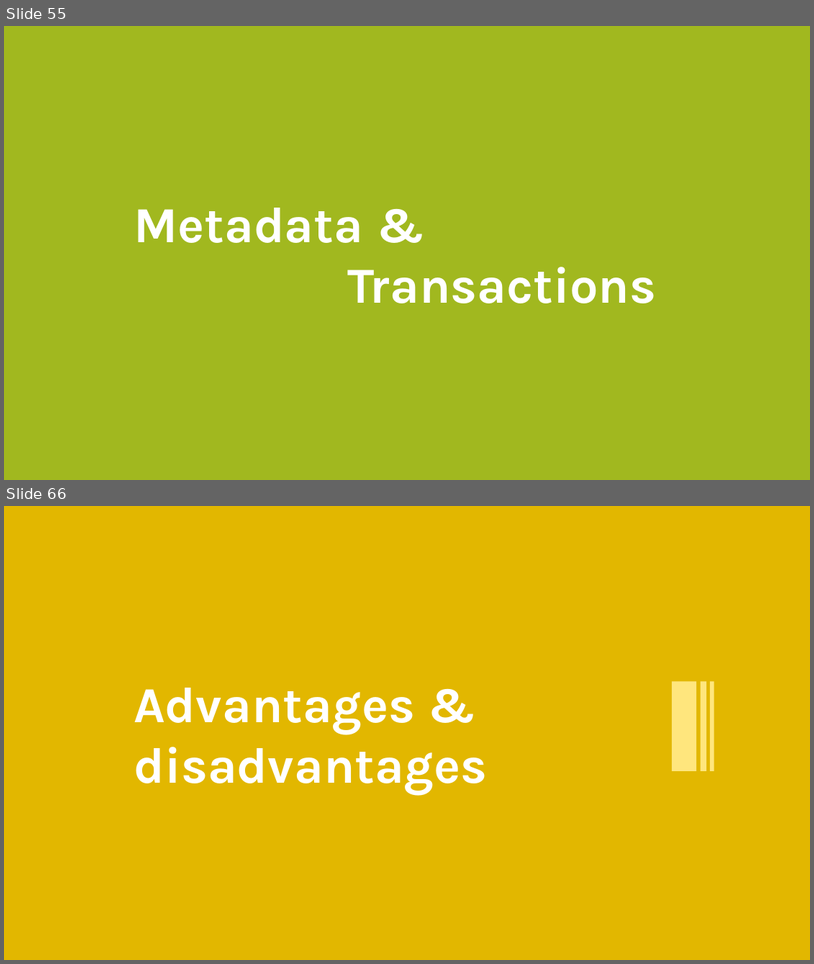
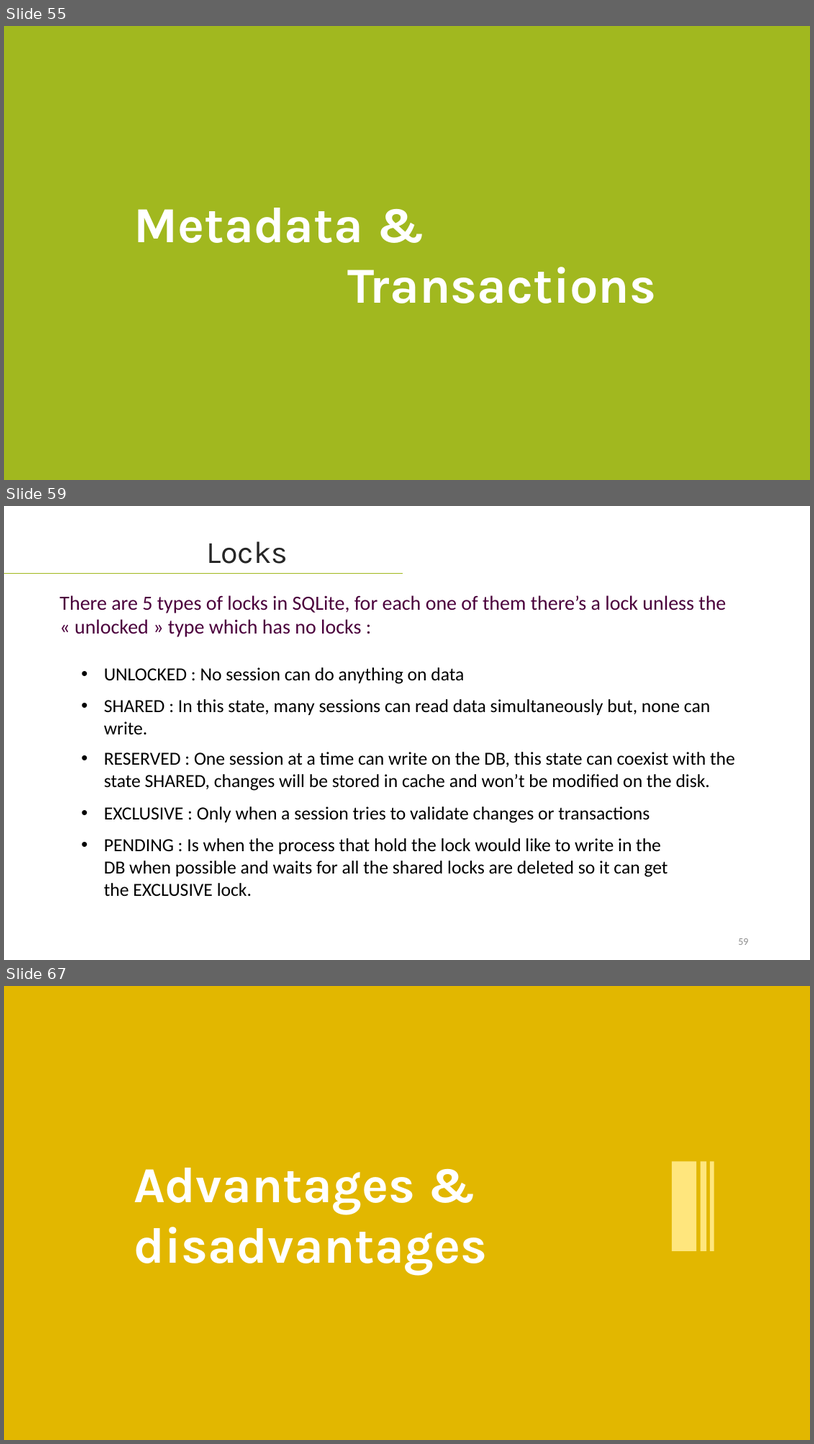
Before and after one commit to lahcenrahlaoui/Wingardium_Leviosaaaa, a slide deck: Presentation-projet-SQLite (1) - Copy.pptx. Shown one above the other, each under a label of ours: slides 55 and 66 before the commit, slides 55, 59 and 67 after it; the slides between them are not shown. The pictures are 814x964 and 814x1444 pixels, drawn with LibreOffice and Linux fonts; fonts in the diff are those of the drawing. Boxes give left, top, right and bottom in pixels: in the first picture for what was removed or moved away, otherwise in the second. Text is boxed around its words. In the diff, an @@ line names an element or a change of style, - is before the commit and + after.

```diff
--- a/Presentation-projet-SQLite (1) - Copy.pptx
+++ b/Presentation-projet-SQLite (1) - Copy.pptx
@@ slide 59 added at bbox=[4, 506, 810, 960], background #FFFFFF @@
@@ text added at bbox=[206, 541, 288, 564], 37 pt, text #262626 @@
+Locks
@@ line added from (4, 574) to (404, 574), #A1B81F 1 pt @@
@@ text added at bbox=[59, 595, 726, 637], 24 pt, text #4B003C @@
+There are 5 types of locks in SQLite, for each one of them there’s a lock unless the « unlocked » type which has no locks :
@@ text added at bbox=[104, 667, 464, 684], 22 pt, text #000000 @@
+• UNLOCKED : No session can do anything on data
@@ text added at bbox=[104, 699, 710, 734], 22 pt, text #000000 @@
+• SHARED : In this state, many sessions can read data simultaneously but, none can write.
@@ text added at bbox=[104, 752, 736, 790], 22 pt, text #000000 @@
+• RESERVED : One session at a time can write on the DB, this state can coexist with the state SHARED, changes will be stored in cache and won’t be modified on the disk.
@@ text added at bbox=[104, 806, 650, 823], 22 pt, text #000000 @@
+• EXCLUSIVE : Only when a session tries to validate changes or transactions
@@ text added at bbox=[104, 838, 669, 896], 22 pt, text #000000 @@
+• PENDING : Is when the process that hold the lock would like to write in the DB when possible and waits for all the shared locks are deleted so it can get the EXCLUSIVE lock.
@@ page number added at bbox=[738, 938, 748, 944], 12 pt, text #8C8C8C @@
+59
@@ what was slide 66 is now slide 67 @@
```
Also in this commit, not shown: 7 slides changed, 5 other slides added, 5 slides removed.
